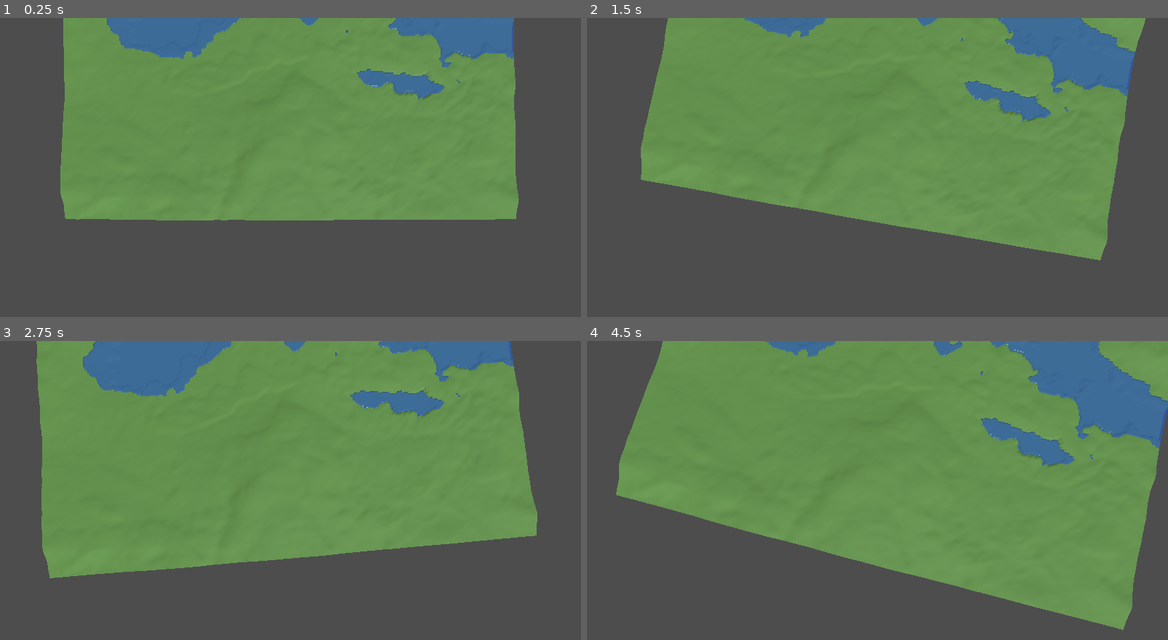
Above: before the commit, frames 1-4 (two rows, left to right).
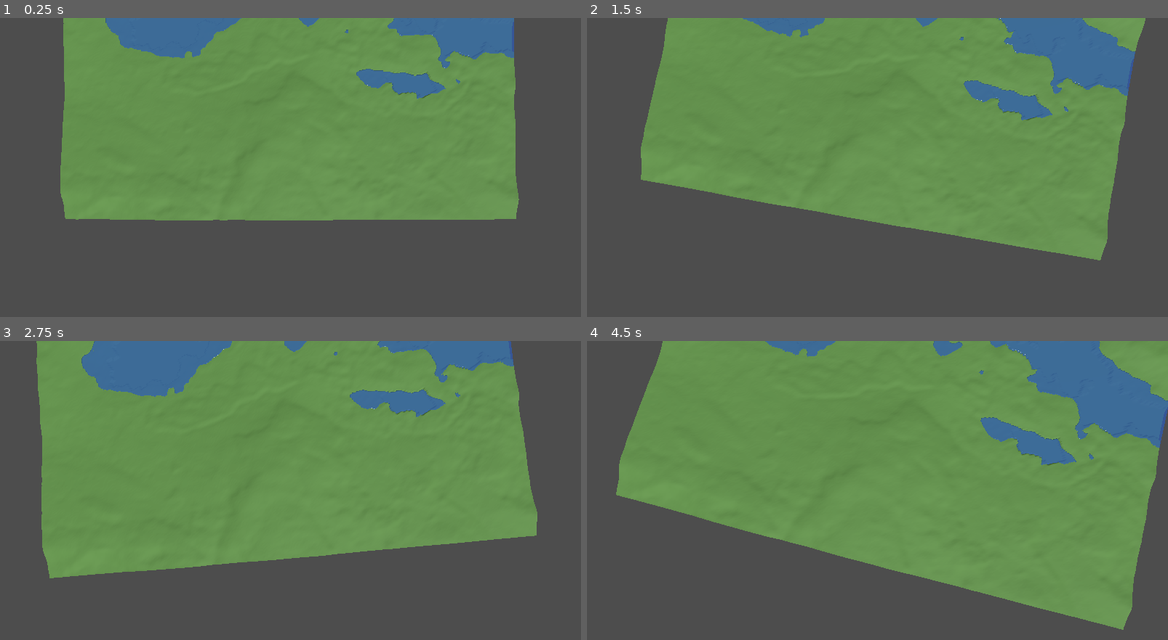
Above: after the commit, the same moments.

Repository: marcuserlandsson/procedural-terrain
Game: Godot game, scene res://main.tscn
The game is run twice, just before and just after one commit, with the same random seed, the same clock (stepped at 60 frames per second) and the same inputs.
Inputs (mouse positions are in pixels of both pictures, inside the frame that each line leads up to):
- Up to frame 1 (0.25 s): no input
- Up to frame 2 (1.5 s): tap Enter at 0.5 s; move the mouse to (906, 179) at 0.52 s; hold Ctrl 0.53-1.28 s; hold Up (ui_up) from 0.53 s (still down); tap Space at 0.77 s; move the mouse to (848, 182) at 1.27 s; tap Shift at 1.35 s
- Up to frame 3 (2.75 s): keep holding Up (ui_up); tap Space at 1.52 s; move the mouse to (302, 499) at 2.02 s; hold Ctrl from 2.03 s (still down)
- Up to frame 4 (4.5 s): keep holding Up (ui_up); move the mouse to (871, 508) at 2.77 s; release Ctrl at 2.78 s; tap Shift at 2.85, 4.35 s; tap Space at 3.02, 3.77 s; move the mouse to (918, 508) at 3.52 s; hold Ctrl 3.53-4.28 s; move the mouse to (831, 499) at 4.27 s

The runs differ from the first frame. In frame 1, 0.2% of the frame differs, in the area x 10-90%, y 0-68%; in frame 2, 0.3%; in frame 3, 0.3%; in frame 4, 0.4%, in the area x 5-100%, y 0-96%.

Commit message:
Make vertice count match image size

Diff:
--- a/src/procedural-terrain/terrain.gd
+++ b/src/procedural-terrain/terrain.gd
@@ -7,10 +7,11 @@
 @export var water_map_path: String = "res://maps/watermaps/" + image_name + ".png"
 @export var terrain_scale: float = 1.0  # Scale factor for terrain size (1.0 = 1 unit per pixel)
 @export var height_scale: float = 20.0    # How much to scale height values
-@export var resolution: int = 256        # Mesh resolution (vertices per side)
+@export var resolution: int = -1        # Mesh resolution (vertices per side). -1 = match image size
 
 var height_map: Image
 var water_map: Image
+var actual_resolution: int = 256
 
 func _ready():
 	load_maps()
@@ -56,6 +57,14 @@
 
 	var map_size = height_map.get_size()
 
+	# Set resolution to match image if not specified
+	if resolution <= 0:
+		actual_resolution = max(map_size.x, map_size.y)
+		print("Resolution set to match image: ", actual_resolution)
+	else:
+		actual_resolution = resolution
+		print("Using custom resolution: ", actual_resolution)
+
 	# Calculate terrain dimensions based on image size, maintaining aspect ratio
 	var terrain_size_x = map_size.x * terrain_scale
 	var terrain_size_z = map_size.y * terrain_scale
@@ -63,11 +72,11 @@
 	print("Terrain dimensions: ", terrain_size_x, " x ", terrain_size_z, " units")
 
 	# Generate vertices
-	for z in range(resolution + 1):
-		for x in range(resolution + 1):
+	for z in range(actual_resolution + 1):
+		for x in range(actual_resolution + 1):
 			# Get UV coordinates (0-1)
-			var u = float(x) / resolution
-			var v = float(z) / resolution
+			var u = float(x) / actual_resolution
+			var v = float(z) / actual_resolution
 
 			# Sample height map
 			var pixel_x = int(u * map_size.x)
@@ -88,19 +97,19 @@
 			surface_tool.add_vertex(Vector3(pos_x, pos_y, pos_z))
 
 	# Generate indices for triangles (reversed winding order to face up)
-	for z in range(resolution):
-		for x in range(resolution):
-			var i = z * (resolution + 1) + x
+	for z in range(actual_resolution):
+		for x in range(actual_resolution):
+			var i = z * (actual_resolution + 1) + x
 
 			# First triangle
 			surface_tool.add_index(i)
 			surface_tool.add_index(i + 1)
-			surface_tool.add_index(i + resolution + 1)
+			surface_tool.add_index(i + actual_resolution + 1)
 
 			# Second triangle
 			surface_tool.add_index(i + 1)
-			surface_tool.add_index(i + resolution + 2)
-			surface_tool.add_index(i + resolution + 1)
+			surface_tool.add_index(i + actual_resolution + 2)
+			surface_tool.add_index(i + actual_resolution + 1)
 
 	# Generate normals
 	surface_tool.generate_normals()
@@ -115,7 +124,7 @@
 	material.roughness = 0.8
 	mesh_instance.set_surface_override_material(0, material)
 
-	print("Terrain created with ", resolution + 1, "x", resolution + 1, " vertices")
+	print("Terrain created with ", actual_resolution + 1, "x", actual_resolution + 1, " vertices")
 
 func create_water():
 	if not water_map or not height_map:
@@ -192,11 +201,11 @@
 	var terrain_size_z = map_size.y * terrain_scale
 
 	# Generate vertices for water (flat surface at constant level)
-	for z in range(resolution + 1):
-		for x in range(resolution + 1):
+	for z in range(actual_resolution + 1):
+		for x in range(actual_resolution + 1):
 			# Get UV coordinates (0-1)
-			var u = float(x) / resolution
-			var v = float(z) / resolution
+			var u = float(x) / actual_resolution
+			var v = float(z) / actual_resolution
 
 			# Sample water map to check if this area has water
 			var pixel_x = int(u * map_size.x)
@@ -218,19 +227,19 @@
 			surface_tool.add_vertex(Vector3(pos_x, pos_y, pos_z))
 
 	# Generate indices for triangles (same as terrain)
-	for z in range(resolution):
-		for x in range(resolution):
-			var i = z * (resolution + 1) + x
+	for z in range(actual_resolution):
+		for x in range(actual_resolution):
+			var i = z * (actual_resolution + 1) + x
 
 			# First triangle
 			surface_tool.add_index(i)
 			surface_tool.add_index(i + 1)
-			surface_tool.add_index(i + resolution + 1)
+			surface_tool.add_index(i + actual_resolution + 1)
 
 			# Second triangle
 			surface_tool.add_index(i + 1)
-			surface_tool.add_index(i + resolution + 2)
-			surface_tool.add_index(i + resolution + 1)
+			surface_tool.add_index(i + actual_resolution + 2)
+			surface_tool.add_index(i + actual_resolution + 1)
 
 	# Generate normals
 	surface_tool.generate_normals()
